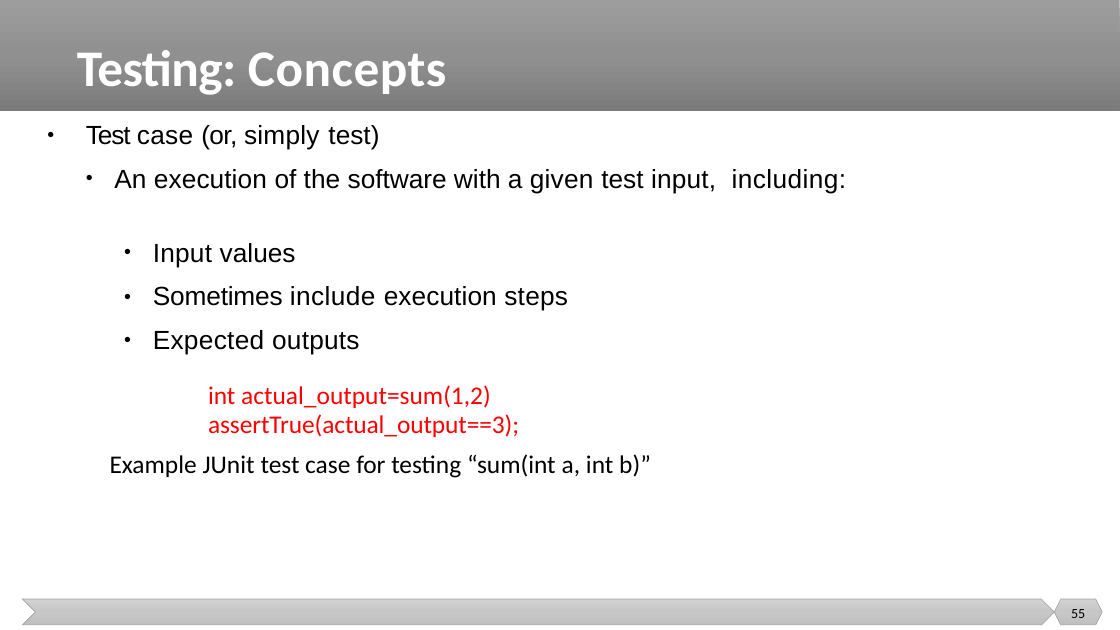
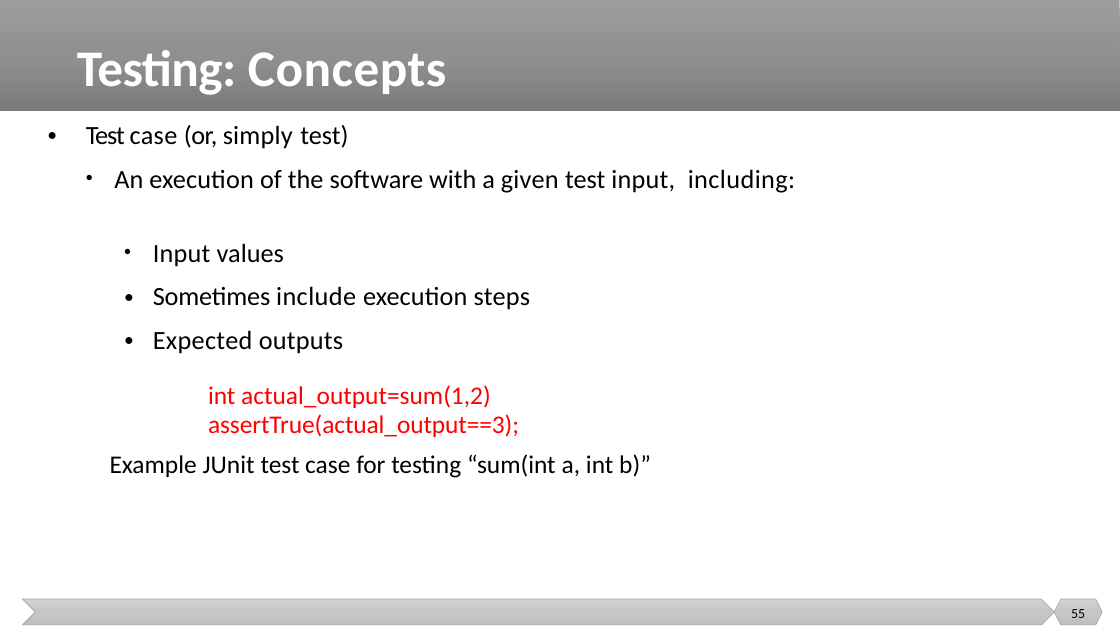
Before and after one commit to malenezi/malenezi, a slide deck: slide 55 of SE401/Lectures/1-Introduction/Introduction.pptx. Drawn at 1120x630 pixels with LibreOffice and Linux fonts; fonts in the diff are those of the drawing. Boxes give left, top, right and bottom in pixels: in the first picture for what was removed or moved away, otherwise in the second. Text is boxed around its words. In the diff, an @@ line names an element or a change of style, - is before the commit and + after.

```diff
--- a/SE401/Lectures/1-Introduction/Introduction.pptx
+++ b/SE401/Lectures/1-Introduction/Introduction.pptx
@@ font Arial to Calibri in 5 elements at (x1=86, y1=125, x2=795, y2=193), (x1=153, y1=243, x2=530, y2=354), (x1=47, y1=121, x2=62, y2=145), (x1=124, y1=283, x2=139, y2=308), (x1=124, y1=327, x2=139, y2=351) @@
```
Also in this commit, not shown: 9 other slides changed.
